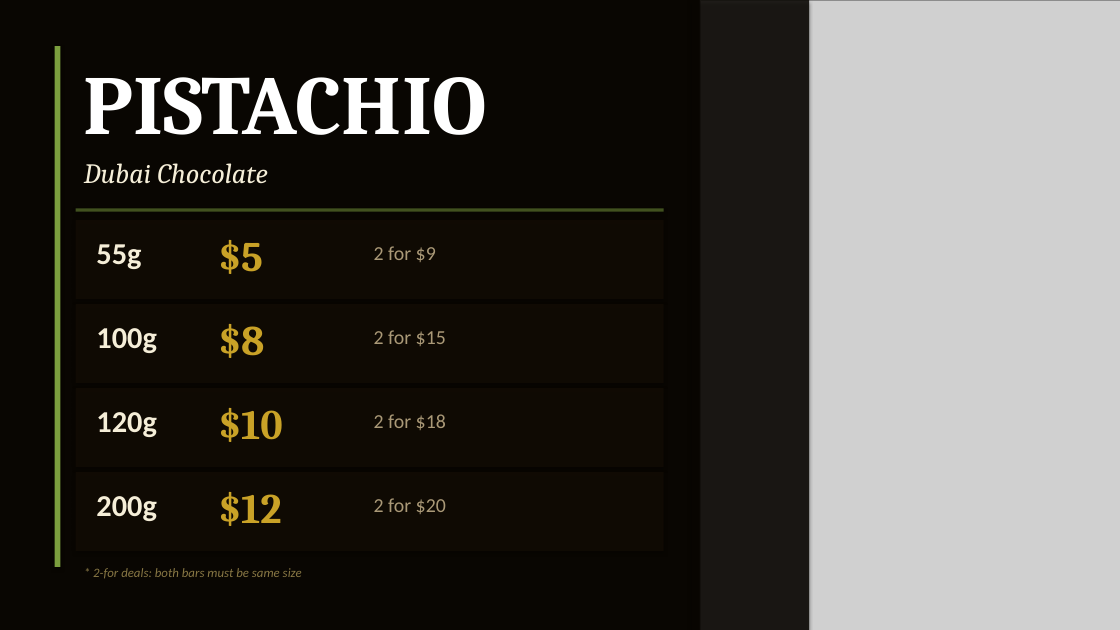
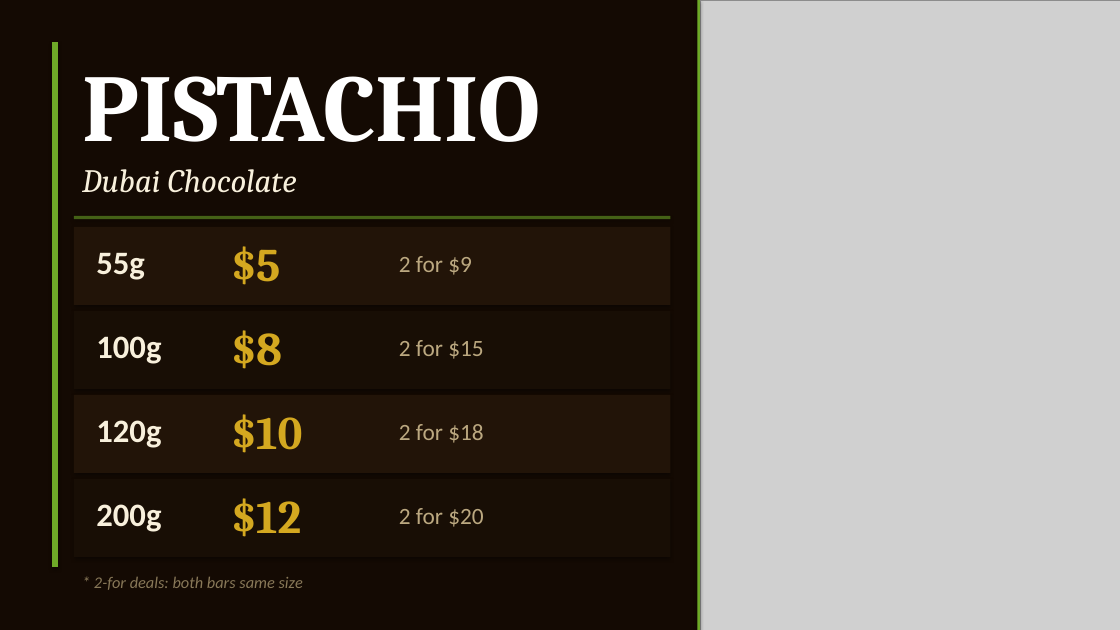
Before and after one commit to mnfadawi/hi, a slide deck: slide 2 of sahara-bites-fun-fair.pptx. Drawn at 1120x630 pixels with LibreOffice and Linux fonts; fonts in the diff are those of the drawing; grey boxes stand for pictures. Boxes give left, top, right and bottom in pixels: in the first picture for what was removed or moved away, otherwise in the second. Text is boxed around its words. In the diff, an @@ line names an element or a change of style, - is before the commit and + after.

```diff
--- a/sahara-bites-fun-fair.pptx
+++ b/sahara-bites-fun-fair.pptx
@@ background #090602 to #140A03 @@
@@ rectangle: place and size @@
-rectangle at (691, 0, 809, 630)
+rectangle at (697, 0, 700, 630)
@@ rectangle at (697, 0, 700, 630): fill #090602 at 88% opacity to #6EAA28 @@
@@ rectangle: place and size @@
-rectangle at (55, 46, 60, 567)
+rectangle at (52, 42, 58, 567)
@@ rectangle at (52, 42, 58, 567): fill #7B9E3E to #6EAA28 @@
@@ text "PISTACHIO" at (82, 76, 541, 142): size 72 to 82 pt @@
@@ text "Dubai Chocolate" at (82, 169, 297, 193): size 24 to 28 pt, text colour #F5EED8 to #F8F0DC @@
@@ rectangle: place and size @@
-rectangle at (76, 220, 664, 299)
+rectangle at (74, 227, 670, 305)
@@ rectangle at (74, 227, 670, 305): fill #140D05 at 70% opacity to #221408 @@
@@ rectangle: place and size @@
-rectangle at (76, 208, 664, 212)
+rectangle at (74, 216, 670, 219)
@@ rectangle at (74, 216, 670, 219): fill #7B9E3E at 50% opacity to #6EAA28 at 55% opacity @@
@@ text "55g": place and size @@
-text "55g" at (96, 244, 141, 269)
+text "55g" at (96, 252, 145, 280)
@@ text "$5": place and size @@
-text "$5" at (218, 240, 263, 274)
+text "$5" at (231, 246, 281, 285)
@@ text "2 for $9": place and size @@
-text "2 for $9" at (374, 246, 436, 262)
+text "2 for $9" at (399, 256, 472, 275)
@@ rectangle: place and size @@
-rectangle at (76, 304, 664, 383)
+rectangle at (74, 311, 670, 389)
@@ rectangle at (74, 311, 670, 389): fill #140D05 at 70% opacity to #180E05 @@
@@ text "100g": place and size @@
-text "100g" at (96, 328, 156, 353)
+text "100g" at (96, 336, 161, 364)
@@ text "$8": place and size @@
-text "$8" at (218, 324, 264, 358)
+text "$8" at (231, 330, 282, 369)
@@ text "2 for $15": place and size @@
-text "2 for $15" at (374, 330, 446, 346)
+text "2 for $15" at (399, 340, 483, 359)
@@ rectangle at (74, 395, 670, 473): fill #140D05 at 70% opacity to #221408 @@
@@ rectangle: place and size @@
-rectangle at (76, 388, 664, 467)
+rectangle at (74, 395, 670, 473)
@@ text "120g": place and size @@
-text "120g" at (96, 412, 156, 437)
+text "120g" at (96, 420, 161, 448)
@@ text "$10": place and size @@
-text "$10" at (218, 408, 282, 442)
+text "$10" at (231, 414, 303, 453)
@@ text "2 for $18": place and size @@
-text "2 for $18" at (374, 414, 446, 430)
+text "2 for $18" at (399, 424, 483, 443)
@@ rectangle at (74, 479, 670, 557): fill #140D05 at 70% opacity to #180E05 @@
@@ rectangle: place and size @@
-rectangle at (76, 472, 664, 551)
+rectangle at (74, 479, 670, 557)
@@ size 26 to 28 pt, text colour #F5EED8 to #F8F0DC in 4 elements at (96, 252, 145, 280), (96, 336, 161, 364), (96, 420, 161, 448), (96, 504, 161, 532) @@
@@ text "200g": place and size @@
-text "200g" at (96, 496, 156, 521)
+text "200g" at (96, 504, 161, 532)
@@ size 36 to 40 pt, text colour #C9A227 to #D4A820 in 4 elements at (231, 246, 281, 285), (231, 330, 282, 369), (231, 414, 303, 453), (231, 498, 301, 537) @@
@@ text "$12": place and size @@
-text "$12" at (218, 492, 281, 526)
+text "$12" at (231, 498, 301, 537)
@@ size 17 to 20 pt, text colour #AA9977 to #BBA880 in 4 elements at (399, 256, 472, 275), (399, 340, 483, 359), (399, 424, 483, 443), (399, 508, 483, 527) @@
@@ text "2 for $20": place and size @@
-text "2 for $20" at (374, 498, 446, 514)
+text "2 for $20" at (399, 508, 483, 527)
@@ text at (94, 577, 303, 590): text changed; size 11 to 14 pt; text colour #887744 to #887858 @@
-* 2-for deals: both bars must be same size
+* 2-for deals: both bars same size
```
Also in this commit, not shown: 6 other slides changed, 1 slide removed.
